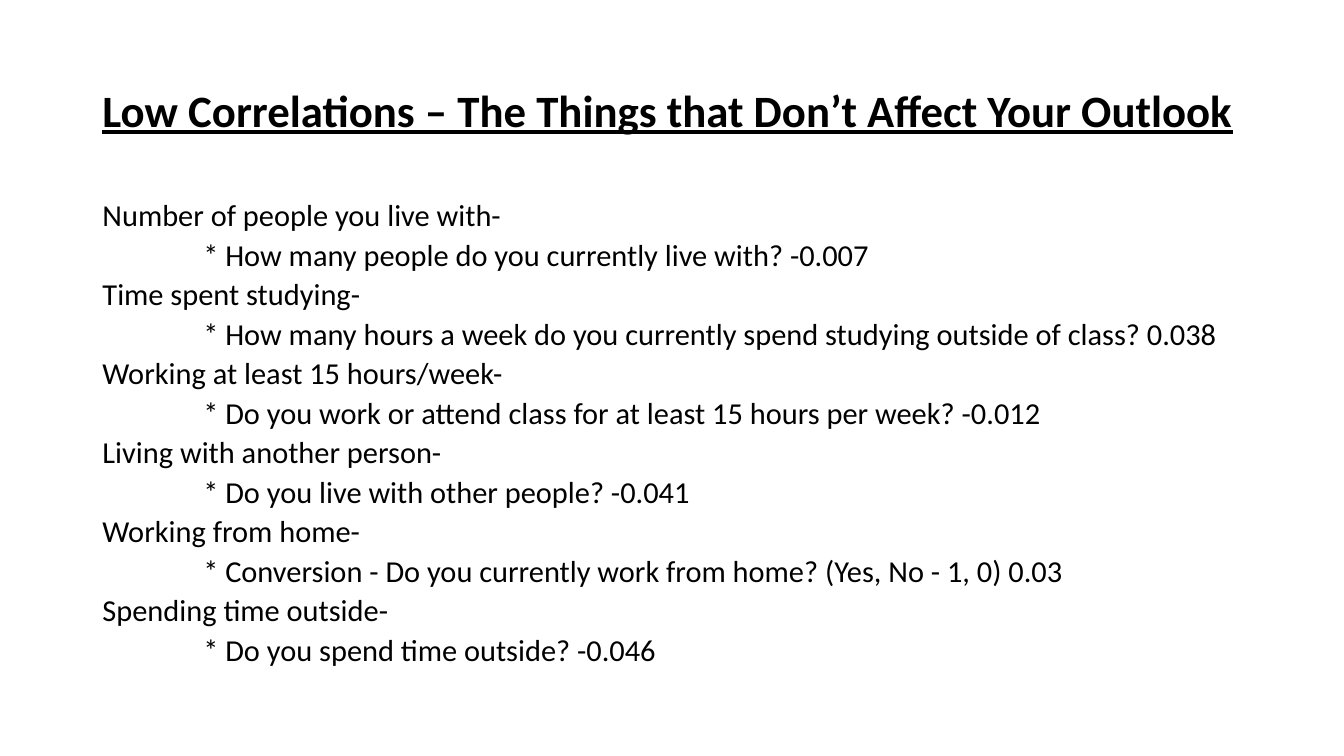
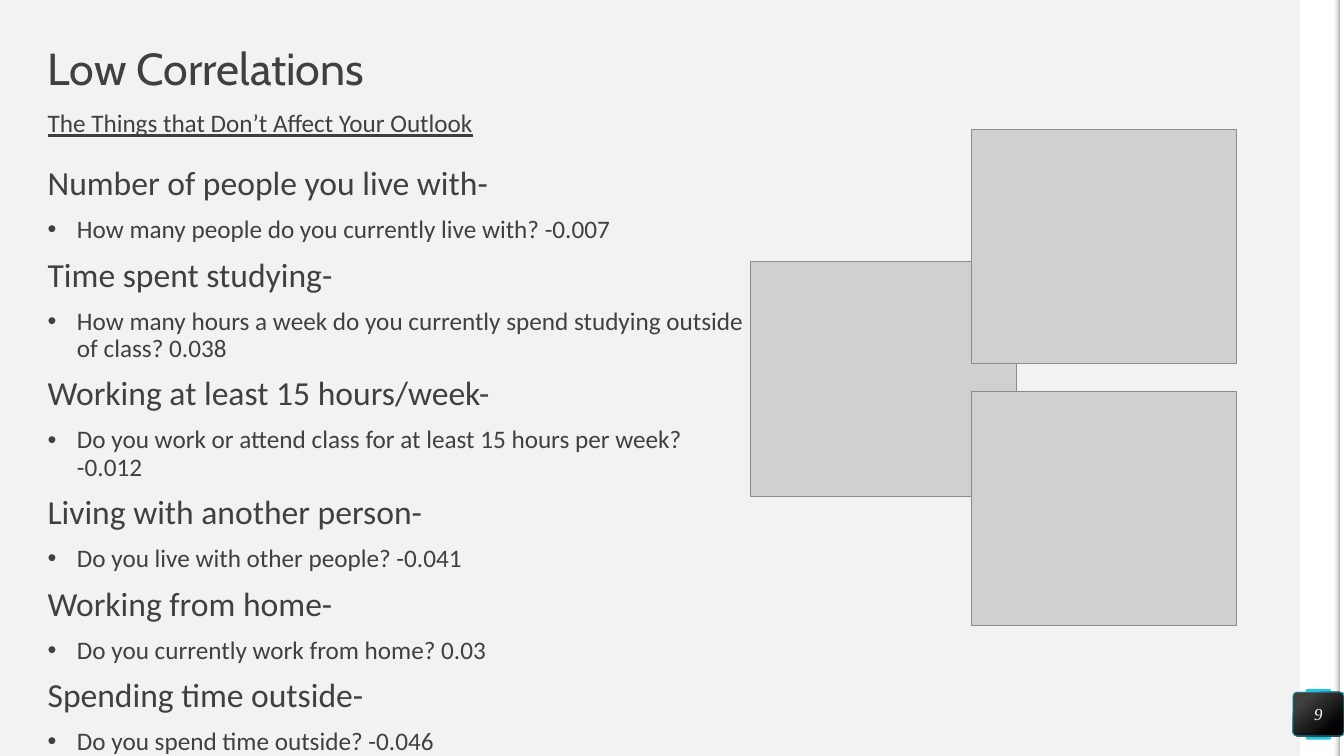
Before and after one commit to abrunlinger/Quarantine-Lifestyle-Analysis, a slide deck: slide 9 of Quarantine Survey Analysis.pptx (slide 3 before the commit). Drawn at 1344x756 pixels with LibreOffice and Linux fonts; fonts in the diff are those of the drawing; grey boxes stand for pictures. Boxes give left, top, right and bottom in pixels: in the first picture for what was removed or moved away, otherwise in the second. Text is boxed around its words. In the diff, an @@ line names an element or a change of style, - is before the commit and + after.

Commit message:
modified presentation to include Outlook definitions

```diff
--- a/Quarantine Survey Analysis.pptx
+++ b/Quarantine Survey Analysis.pptx
@@ background #FFFFFF to #F2F2F2 @@
@@ rectangle added at (1301,0,1340,756), fill #FFFFFF @@
@@ rectangle added at (1334,1,1339,756), fill gradient #F2F2F2 to #A6A6A6 @@
@@ rectangle added at (1339,1,1344,756), fill #FFFFFF @@
@@ title added at (48,51,364,86), 32 pt, text #404040 @@
+Low Correlations
@@ text "The Things that Don’t Affect ..." at (48,114,472,137): vertical alignment middle to top @@
@@ text at (48,114,472,137): text changed; size 32 to 18 pt; text colour #000000 to #404040; bold off @@
-Low Correlations – The Things that Don’t Affect Your Outlook
+The Things that Don’t Affect Your Outlook
@@ picture added at (972,130,1237,364) @@
@@ text "Number of people you live ...": place and size @@
-text "Number of people you live ..." at (102,205,1216,666)
+text "Number of people you live ..." at (48,171,742,754)
@@ text at (48,171,490,713): size 21.7 to 24 pt, text colour #000000 to #404040 in "Number of people you live with-", "Time spent studying-", "Working at least 15 hours/week-", "Living with another person-" and 2 more places; line spacing 0.7 to 0.9 @@
@@ text at (77,220,610,242): text changed; size 21.7 to 18 pt; text colour #000000 to #404040 @@
-* How many people do you currently live with? -0.007
+• How many people do you currently live with? -0.007
@@ picture added at (751,262,1016,496) @@
@@ text at (77,312,742,357): text changed; size 21.7 to 18 pt; text colour #000000 to #404040 @@
-* How many hours a week do you currently spend studying outside of class? 0.038
+• How many hours a week do you currently spend studying outside of class? 0.038
@@ picture added at (972,392,1237,626) @@
@@ text at (77,430,681,476): text changed; size 21.7 to 18 pt; text colour #000000 to #404040 @@
-* Do you work or attend class for at least 15 hours per week? -0.012
+• Do you work or attend class for at least 15 hours per week? -0.012
@@ text at (77,549,461,571): text changed; size 21.7 to 18 pt; text colour #000000 to #404040 @@
-* Do you live with other people? -0.041
+• Do you live with other people? -0.041
@@ text at (77,641,486,663): text changed; size 21.7 to 18 pt; text colour #000000 to #404040 @@
-* Conversion - Do you currently work from home? (Yes, No - 1, 0) 0.03
+• Do you currently work from home? 0.03
@@ page number added at (1294,692,1344,736), fill gradient #404040 to #000000, outline #25C6E3 0.5 pt, 12 pt, text #FFFFFF, italic @@
+9
@@ rounded rectangle added at (1306,690,1331,740), fill #25C6E3 @@
@@ text at (77,732,433,754): text changed; size 21.7 to 18 pt; text colour #000000 to #404040 @@
-* Do you spend time outside? -0.046
+• Do you spend time outside? -0.046
```
Also in this commit, not shown: 1 other slide changed, 8 slides added, 1 slide removed, 2 other files.
